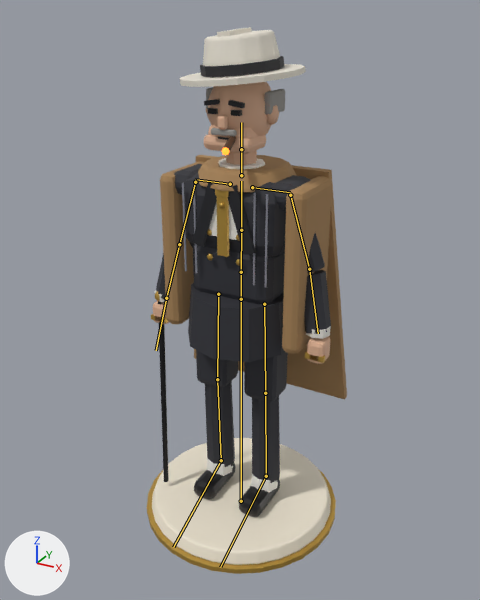
Two versions of the FBX model art/export/Mafia_King.fbx, one commit apart.
One viewpoint serves both versions: a camera (50 mm lens) standing at (1.22, -2.24, 2.17) and looking at (0.01, -0.03, 1.07). The lights are fixed; the arrows at lower left show +X, +Y and +Z. The picture after the commit comes second. The bones that change, and the others that lie on the model, are drawn over the model as lines.

Names of what the first picture shows: 'Mafia_King_Mesh'.
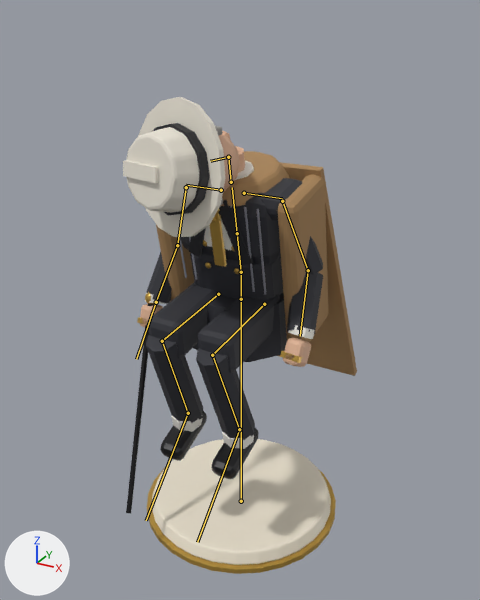
The newer file adds an action. The first version stands in its rest pose; the second is drawn at frame 25 of the action 'Mafia_King|Behead'.

What the commit changed:
Bone 'spine' (bone_spine) turns from (0, 0, 0) to (11, 0, 0) degrees about its own x, y and z.
Bone 'head' (bone_head) moves from (0.0, 0.0, 0.0) to (0.474, -1.236, -0.442).
Bone 'head' (bone_head) turns from (0, 0, 0) to (100, -12, -90) degrees about its own x, y and z.
Bone 'forearm.L' (bone_forearm_l) turns from (0, 0, 0) to (40, 0, 0) degrees about its own x, y and z.
Bone 'forearm.R' (bone_forearm_r) turns from (0, 0, 0) to (30, 0, 0) degrees about its own x, y and z.
Bone 'thigh.L' (bone_thigh_l) turns from (0, 0, 0) to (85, 0, 0) degrees about its own x, y and z.
Bone 'shin.L' (bone_shin_l) turns from (0, 0, 0) to (-105, 0, 0) degrees about its own x, y and z.
Bone 'thigh.R' (bone_thigh_r) turns from (0, 0, 0) to (85, 0, 0) degrees about its own x, y and z.
Bone 'shin.R' (bone_shin_r) turns from (0, 0, 0) to (-105, 0, 0) degrees about its own x, y and z.

What differs and where, as boxes [x1, y1, x2, y2] in the pictures (480 x 600 px):
'Mafia_King_Mesh', posed (17% wider, 13% shorter)
    before: [147, 27, 347, 574]
    after: [123, 97, 357, 574]
bone 'spine', root to tip
    before: (241, 272) to (241, 230)
    after: (241, 272) to (237, 233)
bone 'head', root to tip
    before: (241, 149) to (241, 122)
    after: (228, 157) to (210, 161)
bone 'forearm.L', root to tip
    before: (309, 269) to (318, 333)
    after: (308, 270) to (300, 336)
bone 'forearm.R', root to tip
    before: (179, 244) to (166, 298)
    after: (177, 245) to (156, 302)
bone 'thigh.L', root to tip
    before: (264, 304) to (265, 393)
    after: (264, 304) to (212, 355)
bone 'shin.L', root to tip
    before: (265, 393) to (266, 476)
    after: (212, 355) to (239, 429)
bone 'thigh.R', root to tip
    before: (218, 294) to (217, 379)
    after: (218, 294) to (162, 341)
bone 'shin.R', root to tip
    before: (217, 379) to (221, 460)
    after: (162, 341) to (188, 413)
